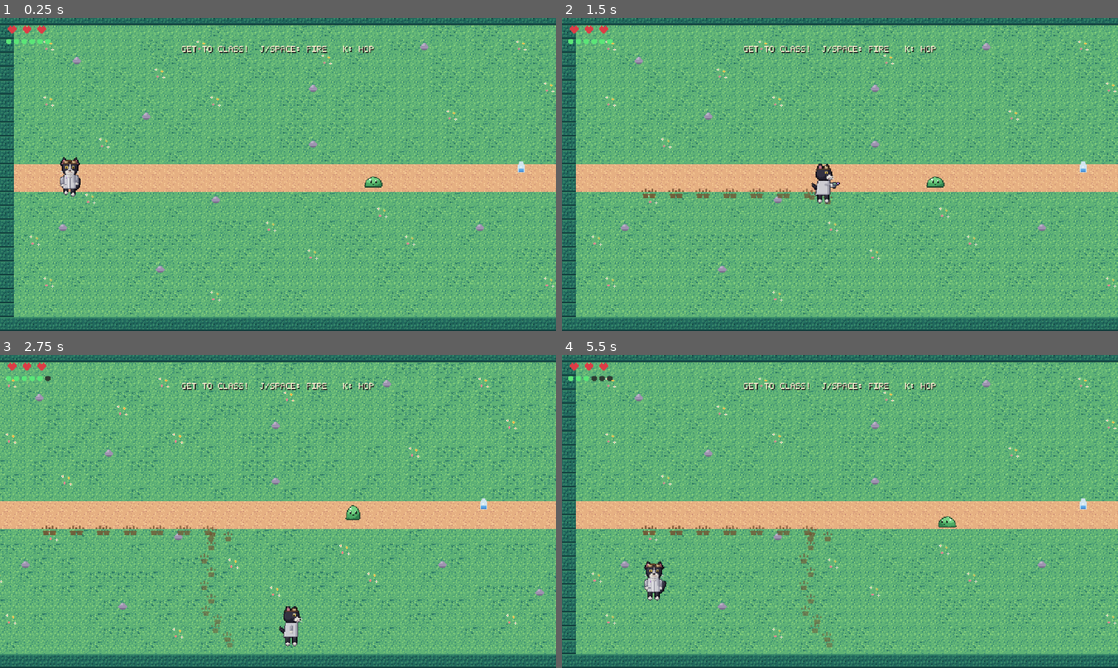
Above: before the commit, frames 1-4 (two rows, left to right).
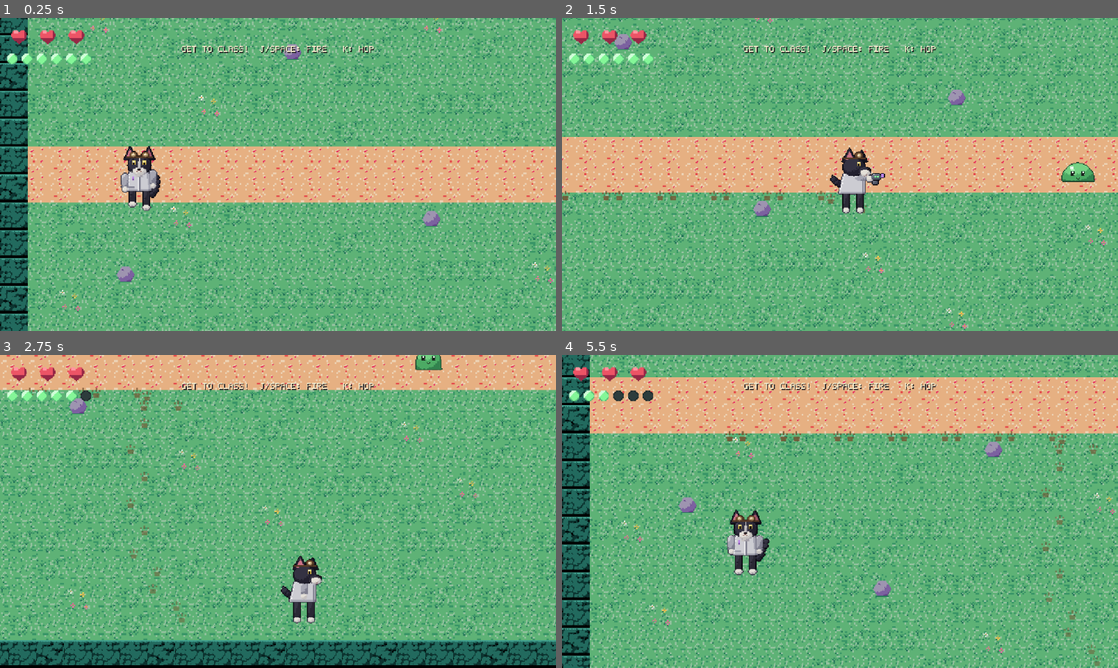
Above: after the commit, the same moments.

Repository: tcober/ProfessorPoopyPawsGodot
Game: Godot game, scene res://scene/intro_road.tscn
The game is run twice, just before and just after one commit, with the same random seed, the same clock (stepped at 60 frames per second) and the same inputs. This scene is started directly instead of the project's main scene.
Inputs:
- Up to frame 1 (0.25 s): no input
- Up to frame 2 (1.5 s): tap Enter (ui_accept) at 0.5 s; hold D (move_right) 0.53-1.28 s; tap K (jump) at 0.6, 0.77, 1.07 s; hold S (move_down) from 1.28 s (still down); tap J (attack) at 1.35 s
- Up to frame 3 (2.75 s): tap K (jump) at 1.52, 1.55, 1.82, 2.1 s; release S (move_down) at 2.03 s; hold D (move_right) from 2.03 s (still down)
- Up to frame 4 (5.5 s): release D (move_right) at 2.78 s; hold W (move_up) 2.78-3.53 s; tap J (attack) at 2.85, 4.35 s; tap K (jump) at 3.02, 3.05, 3.32, 3.6, 3.77, 4.07, 4.52, 4.55, 4.82, 5.1 s; hold A (move_left) 3.53-5.03 s; hold S (move_down) from 5.03 s (still down)

The runs differ from the first frame. In frame 1, 47% of the frame differs, in the area x 0-100%, y 0-100%; in frame 2, 48%; in frame 3, 55%; in frame 4, 60%.

Commit message:
Art restart phase 1-2: shared art/palette libs + 2x vertical slice
- assets/_artlib.py: shared PNG writer, value noise, ramp dither (2x2 grain),
  Cell/Img canvases, per-material outline pass, canonical scale constants
  (32px tiles, 96px zone cells, feet y=88, 48px chibi cells, 64px icons).
- assets/_palette.py: Paper Girls color script as data — ramp4() derives
  4-tone ramps whose shadows hue-shift violet/teal; SCENES registry (8 zone
  palettes); ACTORS identity ramps (ends Basil's palette triplication).
- Regenerated at 2x: basil_gen 576x672 (96px cells, FF6/CT thirds, longer
  legs, redrawn face/goggles), slime_gen 288x192, tileset_gen 128x64 (leaf-
  ball hedges, layered flowers), all combat/HUD placeholders (bolt, flash,
  shadow, beaker, hearts 32px, pips 16px; palette-locked to gun accents).
- Game-side x2 retune: frames .tres regions doubled; tileset.tres 32px +
  texture_region_size + ±16 polygons; player/slime/bolt speeds, muzzle
  offset, jump, collision shapes, hud cell consts, test_room + intro_road
  TILE/positions/spawn bounds.
- assets/_check_art.py: contract checker (sheet dims, .tres regions,
  tile_size/polygons). Slice checks green; overworld/schweinler pending.

Co-Authored-By: Claude Fable 5 <noreply@anthropic.com>

Diff:
--- a/assets/tileset.tres
+++ b/assets/tileset.tres
@@ -4,19 +4,20 @@
 
 [sub_resource type="TileSetAtlasSource" id="atlas_0"]
 texture = ExtResource("1_tex")
+texture_region_size = Vector2i(32, 32)
 0:0/0 = 0
 1:0/0 = 0
 2:0/0 = 0
 3:0/0 = 0
 0:1/0 = 0
-0:1/0/physics_layer_0/polygon_0/points = PackedVector2Array(-8, -8, 8, -8, 8, 8, -8, 8)
+0:1/0/physics_layer_0/polygon_0/points = PackedVector2Array(-16, -16, 16, -16, 16, 16, -16, 16)
 1:1/0 = 0
-1:1/0/physics_layer_0/polygon_0/points = PackedVector2Array(-8, -8, 8, -8, 8, 8, -8, 8)
+1:1/0/physics_layer_0/polygon_0/points = PackedVector2Array(-16, -16, 16, -16, 16, 16, -16, 16)
 2:1/0 = 0
 3:1/0 = 0
 
 [resource]
-tile_size = Vector2i(16, 16)
+tile_size = Vector2i(32, 32)
 physics_layer_0/collision_layer = 1
 physics_layer_0/collision_mask = 0
 sources/0 = SubResource("atlas_0")
--- a/entities/enemies/slime.gd
+++ b/entities/enemies/slime.gd
@@ -8,10 +8,10 @@
 ## Movement is synced to the bounce animation: the slime only really travels while
 ## airborne (frames 2-4 of the walk cycle), so it hops instead of gliding.
 
-@export var speed: float = 28.0
-@export var detect_range: float = 90.0
-@export var knockback_speed: float = 150.0
-@export var knockback_friction: float = 600.0
+@export var speed: float = 56.0
+@export var detect_range: float = 180.0
+@export var knockback_speed: float = 300.0
+@export var knockback_friction: float = 1200.0
 
 ## Walk-cycle frames where the slime is off the ground (see assets/_gen_slime_sprites.py).
 const AIR_FIRST := 2
--- a/entities/enemies/slime.tscn
+++ b/entities/enemies/slime.tscn
@@ -7,10 +7,10 @@
 [ext_resource type="Script" path="res://components/hitbox_component.gd" id="5_hitbox"]
 
 [sub_resource type="RectangleShape2D" id="RectangleShape2D_body"]
-size = Vector2(16, 12)
+size = Vector2(32, 24)
 
 [sub_resource type="RectangleShape2D" id="RectangleShape2D_box"]
-size = Vector2(18, 16)
+size = Vector2(36, 32)
 
 [node name="Slime" type="CharacterBody2D"]
 collision_layer = 4
@@ -22,7 +22,7 @@
 animation = &"walk_down"
 
 [node name="CollisionShape2D" type="CollisionShape2D" parent="."]
-position = Vector2(0, 4)
+position = Vector2(0, 8)
 shape = SubResource("RectangleShape2D_body")
 
 [node name="HealthComponent" type="Node" parent="."]
--- a/entities/enemies/slime_frames.tres
+++ b/entities/enemies/slime_frames.tres
@@ -4,91 +4,91 @@
 
 [sub_resource type="AtlasTexture" id="s_0"]
 atlas = ExtResource("1_tex")
-region = Rect2(0, 0, 24, 24)
+region = Rect2(0, 0, 48, 48)
 
 [sub_resource type="AtlasTexture" id="s_1"]
 atlas = ExtResource("1_tex")
-region = Rect2(24, 0, 24, 24)
+region = Rect2(48, 0, 48, 48)
 
 [sub_resource type="AtlasTexture" id="s_2"]
 atlas = ExtResource("1_tex")
-region = Rect2(48, 0, 24, 24)
+region = Rect2(96, 0, 48, 48)
 
 [sub_resource type="AtlasTexture" id="s_3"]
 atlas = ExtResource("1_tex")
-region = Rect2(72, 0, 24, 24)
+region = Rect2(144, 0, 48, 48)
 
 [sub_resource type="AtlasTexture" id="s_4"]
 atlas = ExtResource("1_tex")
-region = Rect2(96, 0, 24, 24)
+region = Rect2(192, 0, 48, 48)
 
 [sub_resource type="AtlasTexture" id="s_5"]
 atlas = ExtResource("1_tex")
-region = Rect2(120, 0, 24, 24)
+region = Rect2(240, 0, 48, 48)
 
 [sub_resource type="AtlasTexture" id="s_6"]
 atlas = ExtResource("1_tex")
-region = Rect2(0, 24, 24, 24)
+region = Rect2(0, 48, 48, 48)
 
 [sub_resource type="AtlasTexture" id="s_7"]
 atlas = ExtResource("1_tex")
-region = Rect2(24, 24, 24, 24)
+region = Rect2(48, 48, 48, 48)
 
 [sub_resource type="AtlasTexture" id="s_8"]
 atlas = ExtResource("1_tex")
-region = Rect2(48, 24, 24, 24)
+region = Rect2(96, 48, 48, 48)
 
 [sub_resource type="AtlasTexture" id="s_9"]
 atlas = ExtResource("1_tex")
-region = Rect2(72, 24, 24, 24)
+region = Rect2(144, 48, 48, 48)
 
 [sub_resource type="AtlasTexture" id="s_10"]
 atlas = ExtResource("1_tex")
-region = Rect2(96, 24, 24, 24)
+region = Rect2(192, 48, 48, 48)
 
 [sub_resource type="AtlasTexture" id="s_11"]
 atlas = ExtResource("1_tex")
-region = Rect2(120, 24, 24, 24)
+region = Rect2(240, 48, 48, 48)
 
 [sub_resource type="AtlasTexture" id="s_12"]
 atlas = ExtResource("1_tex")
-region = Rect2(0, 48, 24, 24)
+region = Rect2(0, 96, 48, 48)
 
 [sub_resource type="AtlasTexture" id="s_13"]
 atlas = ExtResource("1_tex")
-region = Rect2(24, 48, 24, 24)
+region = Rect2(48, 96, 48, 48)
 
 [sub_resource type="AtlasTexture" id="s_14"]
 atlas = ExtResource("1_tex")
-region = Rect2(48, 48, 24, 24)
+region = Rect2(96, 96, 48, 48)
 
 [sub_resource type="AtlasTexture" id="s_15"]
 atlas = ExtResource("1_tex")
-region = Rect2(72, 48, 24, 24)
+region = Rect2(144, 96, 48, 48)
 
 [sub_resource type="AtlasTexture" id="s_16"]
 atlas = ExtResource("1_tex")
-region = Rect2(96, 48, 24, 24)
+region = Rect2(192, 96, 48, 48)
 
 [sub_resource type="AtlasTexture" id="s_17"]
 atlas = ExtResource("1_tex")
-region = Rect2(120, 48, 24, 24)
+region = Rect2(240, 96, 48, 48)
 
 [sub_resource type="AtlasTexture" id="s_18"]
 atlas = ExtResource("1_tex")
-region = Rect2(0, 72, 24, 24)
+region = Rect2(0, 144, 48, 48)
 
 [sub_resource type="AtlasTexture" id="s_19"]
 atlas = ExtResource("1_tex")
-region = Rect2(24, 72, 24, 24)
+region = Rect2(48, 144, 48, 48)
 
 [sub_resource type="AtlasTexture" id="s_20"]
 atlas = ExtResource("1_tex")
-region = Rect2(48, 72, 24, 24)
+region = Rect2(96, 144, 48, 48)
 
 [sub_resource type="AtlasTexture" id="s_21"]
 atlas = ExtResource("1_tex")
-region = Rect2(72, 72, 24, 24)
+region = Rect2(144, 144, 48, 48)
 
 [resource]
 animations = [{
--- a/entities/pickups/beaker.tscn
+++ b/entities/pickups/beaker.tscn
@@ -4,7 +4,7 @@
 [ext_resource type="Texture2D" path="res://assets/placeholder/beaker.png" id="2_tex"]
 
 [sub_resource type="CircleShape2D" id="CircleShape2D_pickup"]
-radius = 6.0
+radius = 12.0
 
 [node name="Beaker" type="Area2D"]
 collision_layer = 0
--- a/entities/player/player.gd
+++ b/entities/player/player.gd
@@ -10,23 +10,23 @@
 
 enum State { MOVE, SHOOT, HURT }
 
-@export var speed: float = 150.0
-@export var knockback_speed: float = 130.0
+@export var speed: float = 300.0
+@export var knockback_speed: float = 260.0
 @export var hurt_time: float = 0.3
 
 ## Laser gun.
 @export var max_ammo: int = 6
 @export var fire_windup: float = 0.12    # gun-raise time before the bolt actually fires
 @export var fire_recover: float = 0.20   # planted "settle" time after the shot
-@export var muzzle_offset: float = 16.0  # how far in front the bolt spawns (gun tip in the art)
-@export var recoil_push: float = 165.0   # backward shove when the bolt leaves — it KICKS
+@export var muzzle_offset: float = 32.0  # how far in front the bolt spawns (gun tip in the art)
+@export var recoil_push: float = 330.0   # backward shove when the bolt leaves — it KICKS
 
 ## Hop: jumps straight up when standing, leaps in the held direction when moving, and
 ## can be steered a little mid-air (SNES-Zelda style). Dodges hits while airborne.
-@export var jump_height: float = 26.0
+@export var jump_height: float = 52.0
 @export var jump_time: float = 0.40
-@export var jump_speed: float = 200.0    # forward leap speed while airborne
-@export var air_steer: float = 110.0     # mid-air steering drift
+@export var jump_speed: float = 400.0    # forward leap speed while airborne
+@export var air_steer: float = 220.0     # mid-air steering drift
 
 const LaserBoltScene := preload("res://entities/projectiles/laser_bolt.tscn")
 const MuzzleFlashScene := preload("res://entities/projectiles/muzzle_flash.tscn")
--- a/entities/player/player.tscn
+++ b/entities/player/player.tscn
@@ -7,10 +7,10 @@
 [ext_resource type="Texture2D" path="res://assets/placeholder/shadow.png" id="5_shadow"]
 
 [sub_resource type="RectangleShape2D" id="RectangleShape2D_body"]
-size = Vector2(12, 8)
+size = Vector2(24, 16)
 
 [sub_resource type="RectangleShape2D" id="RectangleShape2D_hurt"]
-size = Vector2(14, 18)
+size = Vector2(28, 36)
 
 [node name="Player" type="CharacterBody2D"]
 collision_layer = 2
@@ -19,7 +19,7 @@
 
 [node name="Shadow" type="Sprite2D" parent="."]
 visible = false
-position = Vector2(0, 21)
+position = Vector2(0, 42)
 texture = ExtResource("5_shadow")
 
 [node name="AnimatedSprite2D" type="AnimatedSprite2D" parent="."]
@@ -27,7 +27,7 @@
 animation = &"idle_down"
 
 [node name="CollisionShape2D" type="CollisionShape2D" parent="."]
-position = Vector2(0, 6)
+position = Vector2(0, 12)
 shape = SubResource("RectangleShape2D_body")
 
 [node name="HealthComponent" type="Node" parent="."]
--- a/entities/player/player_frames.tres
+++ b/entities/player/player_frames.tres
@@ -4,147 +4,147 @@
 
 [sub_resource type="AtlasTexture" id="atlas_0"]
 atlas = ExtResource("1_tex")
-region = Rect2(0, 0, 48, 48)
+region = Rect2(0, 0, 96, 96)
 
 [sub_resource type="AtlasTexture" id="atlas_1"]
 atlas = ExtResource("1_tex")
-region = Rect2(48, 0, 48, 48)
+region = Rect2(96, 0, 96, 96)
 
 [sub_resource type="AtlasTexture" id="atlas_2"]
 atlas = ExtResource("1_tex")
-region = Rect2(96, 0, 48, 48)
+region = Rect2(192, 0, 96, 96)
 
 [sub_resource type="AtlasTexture" id="atlas_3"]
 atlas = ExtResource("1_tex")
-region = Rect2(144, 0, 48, 48)
+region = Rect2(288, 0, 96, 96)
 
 [sub_resource type="AtlasTexture" id="atlas_4"]
 atlas = ExtResource("1_tex")
-region = Rect2(192, 0, 48, 48)
+region = Rect2(384, 0, 96, 96)
 
 [sub_resource type="AtlasTexture" id="atlas_5"]
 atlas = ExtResource("1_tex")
-region = Rect2(240, 0, 48, 48)
+region = Rect2(480, 0, 96, 96)
 
 [sub_resource type="AtlasTexture" id="atlas_6"]
 atlas = ExtResource("1_tex")
-region = Rect2(0, 48, 48, 48)
+region = Rect2(0, 96, 96, 96)
 
 [sub_resource type="AtlasTexture" id="atlas_7"]
 atlas = ExtResource("1_tex")
-region = Rect2(48, 48, 48, 48)
+region = Rect2(96, 96, 96, 96)
 
 [sub_resource type="AtlasTexture" id="atlas_8"]
 atlas = ExtResource("1_tex")
-region = Rect2(96, 48, 48, 48)
+region = Rect2(192, 96, 96, 96)
 
 [sub_resource type="AtlasTexture" id="atlas_9"]
 atlas = ExtResource("1_tex")
-region = Rect2(144, 48, 48, 48)
+region = Rect2(288, 96, 96, 96)
 
 [sub_resource type="AtlasTexture" id="atlas_10"]
 atlas = ExtResource("1_tex")
-region = Rect2(192, 48, 48, 48)
+region = Rect2(384, 96, 96, 96)
 
 [sub_resource type="AtlasTexture" id="atlas_11"]
 atlas = ExtResource("1_tex")
-region = Rect2(240, 48, 48, 48)
+region = Rect2(480, 96, 96, 96)
 
 [sub_resource type="AtlasTexture" id="atlas_12"]
 atlas = ExtResource("1_tex")
-region = Rect2(0, 96, 48, 48)
+region = Rect2(0, 192, 96, 96)
 
 [sub_resource type="AtlasTexture" id="atlas_13"]
 atlas = ExtResource("1_tex")
-region = Rect2(48, 96, 48, 48)
+region = Rect2(96, 192, 96, 96)
 
 [sub_resource type="AtlasTexture" id="atlas_14"]
 atlas = ExtResource("1_tex")
-region = Rect2(96, 96, 48, 48)
+region = Rect2(192, 192, 96, 96)
 
 [sub_resource type="AtlasTexture" id="atlas_15"]
 atlas = ExtResource("1_tex")
-region = Rect2(144, 96, 48, 48)
+region = Rect2(288, 192, 96, 96)
 
 [sub_resource type="AtlasTexture" id="atlas_16"]
 atlas = ExtResource("1_tex")
-region = Rect2(192, 96, 48, 48)
+region = Rect2(384, 192, 96, 96)
 
 [sub_resource type="AtlasTexture" id="atlas_17"]
 atlas = ExtResource("1_tex")
-region = Rect2(240, 96, 48, 48)
+region = Rect2(480, 192, 96, 96)
 
 [sub_resource type="AtlasTexture" id="atlas_18"]
 atlas = ExtResource("1_tex")
-region = Rect2(0, 144, 48, 48)
+region = Rect2(0, 288, 96, 96)
 
 [sub_resource type="AtlasTexture" id="atlas_19"]
 atlas = ExtResource("1_tex")
-region = Rect2(48, 144, 48, 48)
+region = Rect2(96, 288, 96, 96)
 
 [sub_resource type="AtlasTexture" id="atlas_20"]
 atlas = ExtResource("1_tex")
-region = Rect2(96, 144, 48, 48)
+region = Rect2(192, 288, 96, 96)
 
 [sub_resource type="AtlasTexture" id="atlas_21"]
 atlas = ExtResource("1_tex")
-region = Rect2(144, 144, 48, 48)
+region = Rect2(288, 288, 96, 96)
 
 [sub_resource type="AtlasTexture" id="atlas_22"]
 atlas = ExtResource("1_tex")
-region = Rect2(0, 192, 48, 48)
+region = Rect2(0, 384, 96, 96)
 
 [sub_resource type="AtlasTexture" id="atlas_23"]
 atlas = ExtResource("1_tex")
-region = Rect2(48, 192, 48, 48)
+region = Rect2(96, 384, 96, 96)
 
 [sub_resource type="AtlasTexture" id="atlas_24"]
 atlas = ExtResource("1_tex")
-region = Rect2(96, 192, 48, 48)
+region = Rect2(192, 384, 96, 96)
 
 [sub_resource type="AtlasTexture" id="atlas_25"]
 atlas = ExtResource("1_tex")
-region = Rect2(144, 192, 48, 48)
+region = Rect2(288, 384, 96, 96)
 
 [sub_resource type="AtlasTexture" id="atlas_26"]
 atlas = ExtResource("1_tex")
-region = Rect2(0, 240, 48, 48)
+region = Rect2(0, 480, 96, 96)
 
 [sub_resource type="AtlasTexture" id="atlas_27"]
 atlas = ExtResource("1_tex")
-region = Rect2(48, 240, 48, 48)
+region = Rect2(96, 480, 96, 96)
 
 [sub_resource type="AtlasTexture" id="atlas_28"]
 atlas = ExtResource("1_tex")
-region = Rect2(96, 240, 48, 48)
+region = Rect2(192, 480, 96, 96)
 
 [sub_resource type="AtlasTexture" id="atlas_29"]
 atlas = ExtResource("1_tex")
-region = Rect2(144, 240, 48, 48)
+region = Rect2(288, 480, 96, 96)
 
 [sub_resource type="AtlasTexture" id="atlas_30"]
 atlas = ExtResource("1_tex")
-region = Rect2(0, 288, 48, 48)
+region = Rect2(0, 576, 96, 96)
 
 [sub_resource type="AtlasTexture" id="atlas_31"]
 atlas = ExtResource("1_tex")
-region = Rect2(48, 288, 48, 48)
+region = Rect2(96, 576, 96, 96)
 
 [sub_resource type="AtlasTexture" id="atlas_32"]
 atlas = ExtResource("1_tex")
-region = Rect2(96, 288, 48, 48)
+region = Rect2(192, 576, 96, 96)
 
 [sub_resource type="AtlasTexture" id="atlas_33"]
 atlas = ExtResource("1_tex")
-region = Rect2(144, 288, 48, 48)
+region = Rect2(288, 576, 96, 96)
 
 [sub_resource type="AtlasTexture" id="atlas_34"]
 atlas = ExtResource("1_tex")
-region = Rect2(192, 288, 48, 48)
+region = Rect2(384, 576, 96, 96)
 
 [sub_resource type="AtlasTexture" id="atlas_35"]
 atlas = ExtResource("1_tex")
-region = Rect2(240, 288, 48, 48)
+region = Rect2(480, 576, 96, 96)
 
 [resource]
 animations = [
--- a/entities/projectiles/laser_bolt.gd
+++ b/entities/projectiles/laser_bolt.gd
@@ -5,7 +5,7 @@
 ## hits, and frees itself on impact, on hitting a wall, or after `lifetime`.
 ## Collision mask = walls (1) + enemy hurtboxes (16); never hits the player.
 
-@export var speed: float = 460.0
+@export var speed: float = 920.0
 @export var damage: int = 2      # slimes have 6 HP -> three shots
 @export var lifetime: float = 1.2
 
--- a/entities/projectiles/laser_bolt.tscn
+++ b/entities/projectiles/laser_bolt.tscn
@@ -4,7 +4,7 @@
 [ext_resource type="Texture2D" path="res://assets/placeholder/laser_bolt.png" id="2_tex"]
 
 [sub_resource type="RectangleShape2D" id="RectangleShape2D_bolt"]
-size = Vector2(18, 6)
+size = Vector2(36, 12)
 
 [node name="LaserBolt" type="Area2D"]
 collision_layer = 0
--- a/scene/hud.gd
+++ b/scene/hud.gd
@@ -6,12 +6,12 @@
 ## HP is in half-hearts (2 per heart). hearts.png frames: full | half | empty.
 ## ammo_pips.png frames: full | empty.
 
-const CELL := 16
+const CELL := 32
 const FRAME_FULL := 0
 const FRAME_HALF := 1
 const FRAME_EMPTY := 2
 
-const AMMO_CELL := 8
+const AMMO_CELL := 16
 const AMMO_FULL := 0
 const AMMO_EMPTY := 1
 
--- a/scene/intro_road.gd
+++ b/scene/intro_road.gd
@@ -6,7 +6,7 @@
 
 const PRINT_TEX := preload("res://assets/props/paw_print.png")
 
-const TILE := 16
+const TILE := 32
 ## Legend: '#' hedge (solid) · '.' grass · '-' dirt path · 'f' flowers · 'r' rock
 const MAP: Array[String] = [
 	"################################################################################",
@@ -73,10 +73,10 @@
 
 func _physics_process(_delta: float) -> void:
 	# Poopy paw prints trail behind him until they (mostly) wear off.
-	if _prints_left > 0 and player.global_position.distance_to(_last_print_pos) > 11.0:
+	if _prints_left > 0 and player.global_position.distance_to(_last_print_pos) > 22.0:
 		var p := Sprite2D.new()
 		p.texture = PRINT_TEX
-		p.position = player.global_position + Vector2(4 if _prints_left % 2 == 0 else -4, 18)
+		p.position = player.global_position + Vector2(8 if _prints_left % 2 == 0 else -8, 36)
 		p.modulate.a = 0.5 + 0.5 * float(_prints_left) / MAX_PRINTS
 		prints.add_child(p)
 		_last_print_pos = player.global_position
--- a/scene/intro_road.tscn
+++ b/scene/intro_road.tscn
@@ -10,7 +10,7 @@
 [ext_resource type="FontFile" path="res://assets/font/pixel_font.fnt" id="8_font"]
 
 [sub_resource type="RectangleShape2D" id="RectangleShape2D_door"]
-size = Vector2(88, 24)
+size = Vector2(176, 48)
 
 [node name="IntroRoad" type="Node2D"]
 script = ExtResource("1_script")
@@ -21,11 +21,11 @@
 [node name="Prints" type="Node2D" parent="."]
 
 [node name="School" type="Sprite2D" parent="."]
-position = Vector2(1056, 84)
+position = Vector2(2112, 168)
 texture = ExtResource("7_school")
 
 [node name="SchoolDoor" type="Area2D" parent="."]
-position = Vector2(1056, 172)
+position = Vector2(2112, 344)
 collision_layer = 0
 collision_mask = 2
 
@@ -33,19 +33,19 @@
 shape = SubResource("RectangleShape2D_door")
 
 [node name="Player" parent="." instance=ExtResource("3_player")]
-position = Vector2(80, 192)
+position = Vector2(160, 384)
 
 [node name="Slime" parent="." instance=ExtResource("4_slime")]
-position = Vector2(430, 192)
+position = Vector2(860, 384)
 
 [node name="Slime2" parent="." instance=ExtResource("4_slime")]
-position = Vector2(700, 250)
+position = Vector2(1400, 500)
 
 [node name="Slime3" parent="." instance=ExtResource("4_slime")]
-position = Vector2(880, 150)
+position = Vector2(1760, 300)
 
 [node name="Beaker" parent="." instance=ExtResource("5_beaker")]
-position = Vector2(600, 180)
+position = Vector2(1200, 360)
 
 [node name="HUD" parent="." instance=ExtResource("6_hud")]
 
--- a/scene/test_room.gd
+++ b/scene/test_room.gd
@@ -7,7 +7,7 @@
 
 const BeakerScene := preload("res://entities/pickups/beaker.tscn")
 
-const TILE := 16
+const TILE := 32
 
 ## Legend: '#' hedge (solid) · '.' grass · '-' dirt path · 'f' flowers · 'r' rock
 const MAP: Array[String] = [
@@ -47,8 +47,8 @@
 const T_ROCK := Vector2i(2, 1)
 
 ## Beaker spawn bounds, kept inside the hedge border.
-const SPAWN_MIN := Vector2(28, 28)
-const SPAWN_MAX := Vector2(740, 356)
+const SPAWN_MIN := Vector2(56, 56)
+const SPAWN_MAX := Vector2(1480, 712)
 
 @onready var player: Player = $Player
 @onready var hud: HUD = $HUD
@@ -119,7 +119,7 @@
 		)
 		var cell := ground.local_to_map(point)
 		var solid := ground.get_cell_atlas_coords(cell) in [T_HEDGE_A, T_HEDGE_B]
-		if not solid and point.distance_to(player.global_position) > 48.0:
+		if not solid and point.distance_to(player.global_position) > 96.0:
 			return point
 	return point
 
--- a/scene/test_room.tscn
+++ b/scene/test_room.tscn
@@ -8,7 +8,7 @@
 [ext_resource type="TileSet" path="res://assets/tileset.tres" id="6_tiles"]
 
 [sub_resource type="RectangleShape2D" id="RectangleShape2D_exit"]
-size = Vector2(64, 12)
+size = Vector2(128, 24)
 
 [node name="TestRoom" type="Node2D"]
 script = ExtResource("1_room")
@@ -17,25 +17,25 @@
 tile_set = ExtResource("6_tiles")
 
 [node name="Player" parent="." instance=ExtResource("2_player")]
-position = Vector2(128, 160)
+position = Vector2(256, 320)
 
 [node name="Slime" parent="." instance=ExtResource("3_slime")]
-position = Vector2(430, 120)
+position = Vector2(860, 240)
 
 [node name="Slime2" parent="." instance=ExtResource("3_slime")]
-position = Vector2(560, 270)
+position = Vector2(1120, 540)
 
 [node name="Slime3" parent="." instance=ExtResource("3_slime")]
-position = Vector2(240, 300)
+position = Vector2(480, 600)
 
 [node name="Slime4" parent="." instance=ExtResource("3_slime")]
-position = Vector2(660, 170)
+position = Vector2(1320, 340)
 
 [node name="Beaker" parent="." instance=ExtResource("5_beaker")]
-position = Vector2(300, 140)
+position = Vector2(600, 280)
 
 [node name="ExitSouth" type="Area2D" parent="."]
-position = Vector2(384, 378)
+position = Vector2(768, 756)
 collision_layer = 0
 collision_mask = 2
 
Binary file changed: assets/basil_gen.png
Binary file changed: assets/placeholder/ammo_pips.png
Binary file changed: assets/placeholder/beaker.png
Binary file changed: assets/placeholder/hearts.png
Binary file changed: assets/placeholder/laser_bolt.png
Binary file changed: assets/placeholder/muzzle_flash.png
Binary file removed: assets/placeholder/player_placeholder.png
Not shown, removed: assets/placeholder/player_placeholder.png.import
Binary file changed: assets/placeholder/shadow.png
Binary file removed: assets/placeholder/slime_placeholder.png
Not shown, removed: assets/placeholder/slime_placeholder.png.import
Binary file changed: assets/slime_gen.png
(and 1 more such lines)
